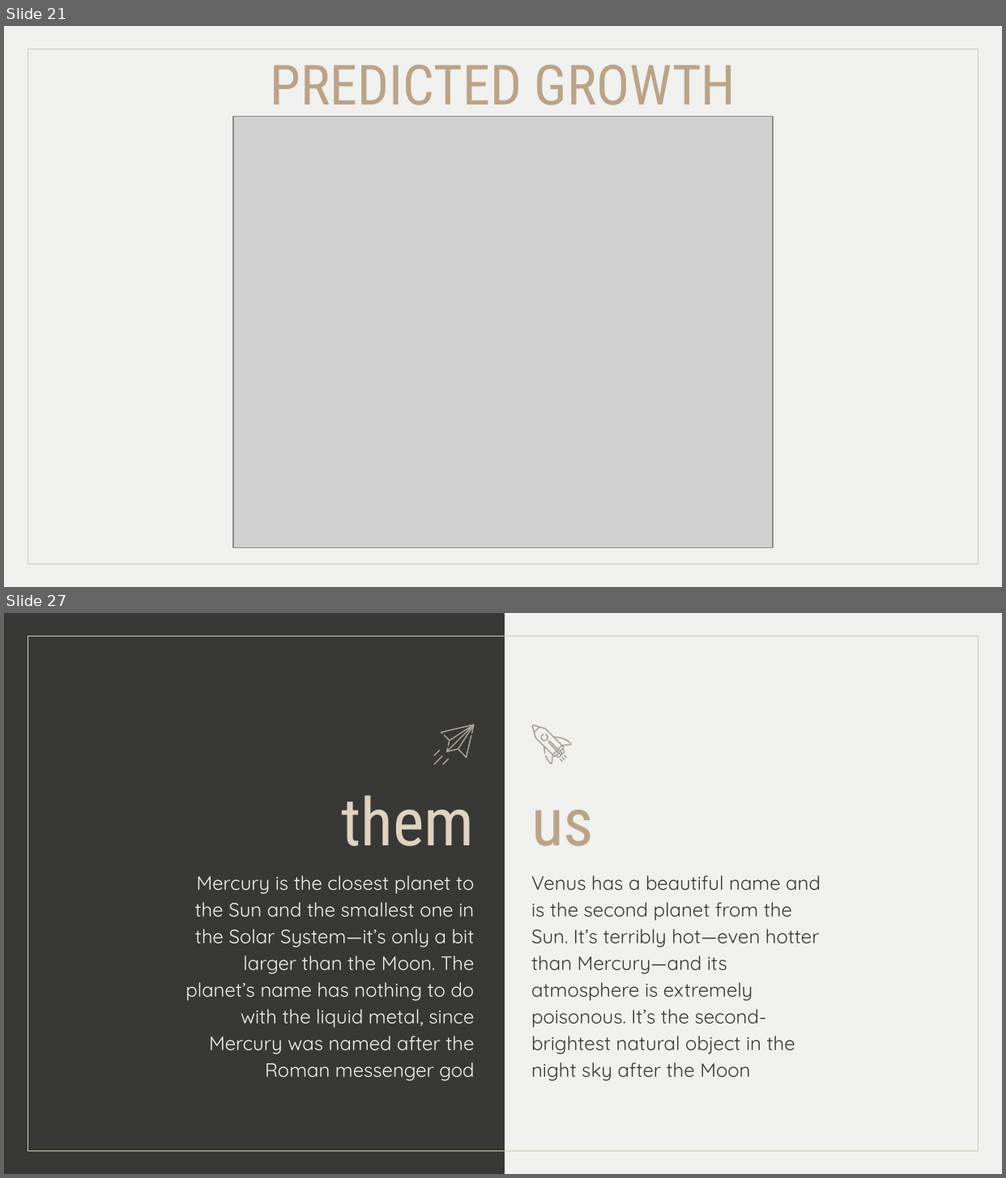
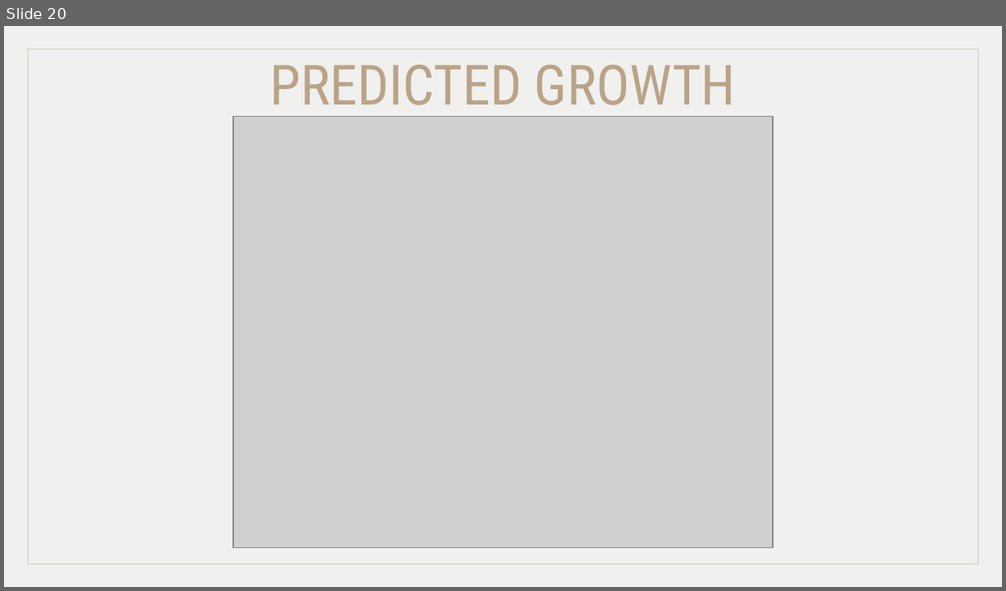
Before and after one commit to MiraPhilip12/Graduation_Project_ESLSCA, a slide deck: Milestone 5/Milestone5_Testing&Evaluation.pptx. Shown one above the other, each under a label of ours: slides 21 and 27 before the commit, slide 20 after it; the slides between them are not shown. The pictures are 1006x1178 and 1006x591 pixels, drawn with LibreOffice and Linux fonts; fonts in the diff are those of the drawing; grey boxes stand for pictures. Boxes give left, top, right and bottom in pixels: in the first picture for what was removed or moved away, otherwise in the second. Text is boxed around its words. In the diff, an @@ line names an element or a change of style, - is before the commit and + after.

```diff
--- a/Milestone 5/Milestone5_Testing&Evaluation.pptx
+++ b/Milestone 5/Milestone5_Testing&Evaluation.pptx
@@ slide 27 removed at box(4, 613, 1002, 1174), background #F0F0EE; not listed: 1 template element that a slide beside it also shows @@
@@ rectangle removed at box(4, 613, 505, 1174) @@
@@ group removed at box(532, 725, 573, 764): 5 freeform shapes @@
@@ group removed at box(434, 724, 474, 764): 4 freeform shapes @@
@@ subtitle removed at box(342, 795, 475, 846) @@
-them
@@ subtitle removed at box(531, 810, 594, 846) @@
-us
@@ subtitle removed at box(185, 875, 475, 1081) @@
-Mercury is the closest planet to the Sun and the smallest one in the Solar System—it’s only a bit larger than the Moon. The planet’s name has nothing to do with the liquid metal, since Mercury was named after the Roman messenger god
@@ subtitle removed at box(531, 875, 820, 1081) @@
-Venus has a beautiful name and is the second planet from the Sun. It’s terribly hot—even hotter than Mercury—and its atmosphere is extremely poisonous. It’s the second-brightest natural object in the night sky after the Moon
@@ what was slide 21 is now slide 20 @@
```
Also in this commit, not shown: 5 slides changed, 24 other slides removed, 2 other files.
